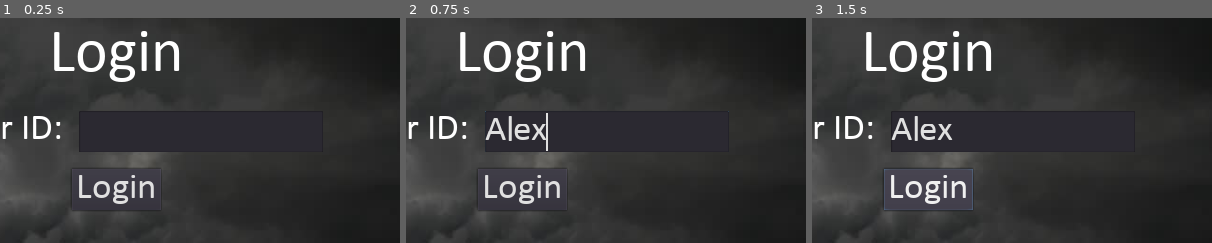
Above: before the commit, frames 1-3 (left to right).
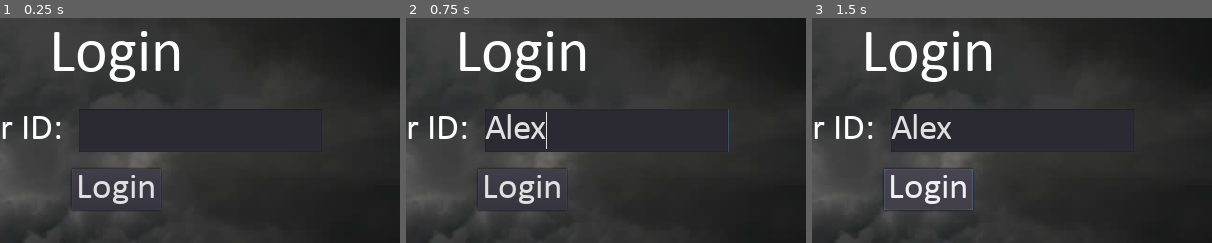
Above: after the commit, the same moments.

Repository: iamdejan/QuickShoot_Party
Game: Godot game, scene res://scenes/Login.tscn
Same seed, same stepped clock (60 frames per second), same inputs: the game is played once before the commit and once after it. The project has no main scene, so this scene is started directly.
Inputs (mouse positions are % of the whole screen's width and height, from its top left):
- Up to frame 1 (0.25 s): no input
- Up to frame 2 (0.75 s): click (64, 49) at 0.52 s; type "Alex" at 0.6 s
- Up to frame 3 (1.5 s): click "Login" at 1.25 s
The pictures show only the part of the screen within x 39-89%, y 23-73%; the shares and areas given below are measured in that part.

The runs differ from the first frame. In frame 1, 0.2% of the frame differs, in the area x 19-67%, y 40-42%; in frame 2, 0.7%; in frame 3, 0.7%, in the area x 19-67%, y 40-55%.

Commit message:
Revise files

Diff:
--- a/scenes/Login.tscn
+++ b/scenes/Login.tscn
@@ -36,9 +36,9 @@
 text = "Login"
 
 [node name="UserIDInput" type="TextEdit" parent="."]
-margin_left = 626.0
-margin_top = 317.0
-margin_right = 1016.0
+margin_left = 624.884
+margin_top = 314.0
+margin_right = 1014.88
 margin_bottom = 383.0
 custom_fonts/font = SubResource( 2 )
 
--- a/scenes/Room.tscn
+++ b/scenes/Room.tscn
@@ -1,17 +1,9 @@
-[gd_scene load_steps=6 format=2]
+[gd_scene load_steps=4 format=2]
 
 [ext_resource path="res://assets/cloudy-bg.jpg" type="Texture" id=1]
 [ext_resource path="res://fonts/Calibri.ttf" type="DynamicFontData" id=2]
 
 [sub_resource type="DynamicFont" id=1]
-size = 70
-font_data = ExtResource( 2 )
-
-[sub_resource type="DynamicFont" id=2]
-size = 70
-font_data = ExtResource( 2 )
-
-[sub_resource type="DynamicFont" id=3]
 size = 70
 font_data = ExtResource( 2 )
 
@@ -45,7 +37,7 @@
 margin_top = 322.393
 margin_right = 679.452
 margin_bottom = 393.393
-custom_fonts/font = SubResource( 2 )
+custom_fonts/font = SubResource( 1 )
 text = "or"
 align = 1
 
@@ -54,12 +46,12 @@
 margin_top = 230.622
 margin_right = 1096.32
 margin_bottom = 301.622
-custom_fonts/font = SubResource( 2 )
+custom_fonts/font = SubResource( 1 )
 text = "Room ID:"
 
 [node name="RoomIDText" type="TextEdit" parent="."]
 margin_left = 835.0
-margin_top = 311.0
+margin_top = 309.0
 margin_right = 1023.0
-margin_bottom = 391.0
-custom_fonts/font = SubResource( 3 )
+margin_bottom = 393.0
+custom_fonts/font = SubResource( 1 )
